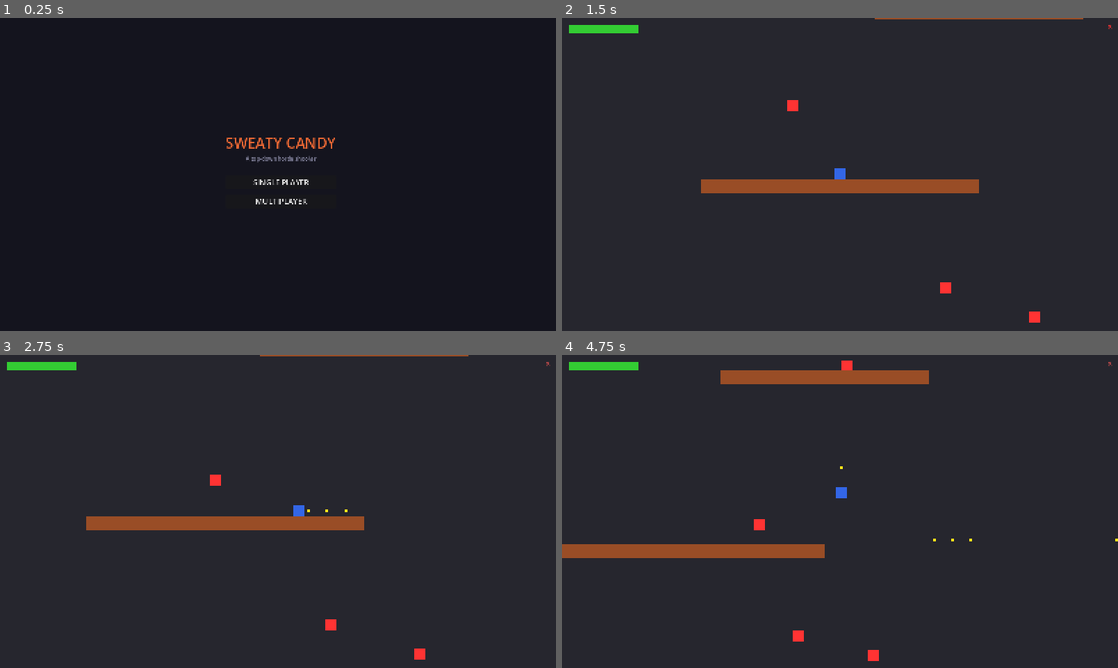
Above: before the commit, frames 1-4 (two rows, left to right).
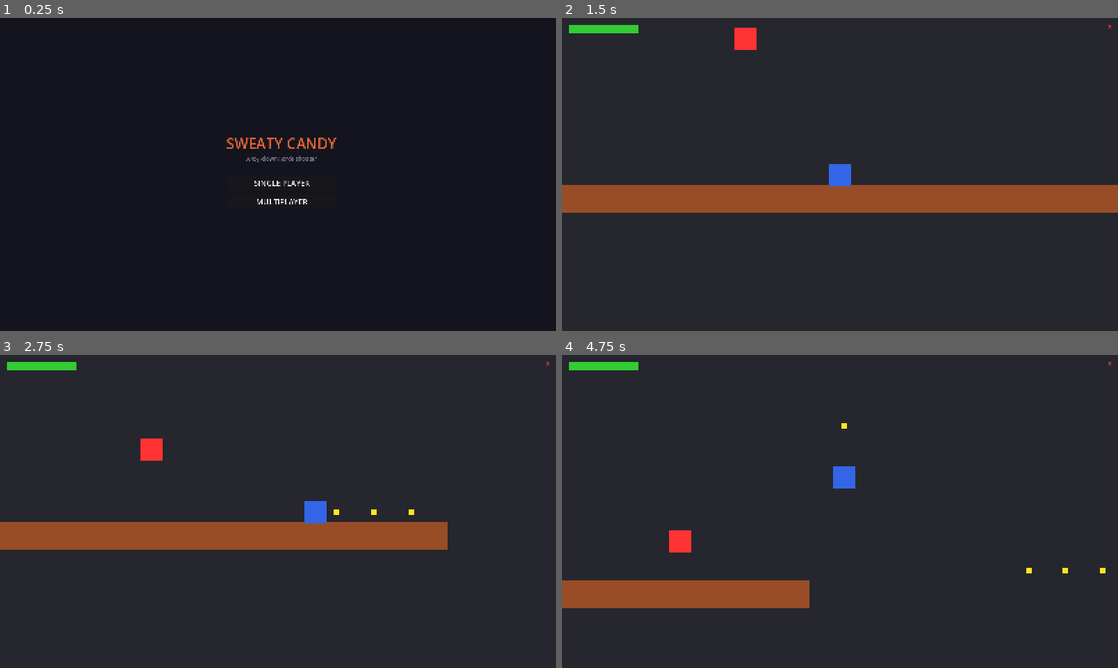
Above: after the commit, the same moments.

Repository: peter-lee97/sweaty-candy
Game: Godot game, scene res://scenes/ui/main_menu.tscn
Two runs of this game, one before a commit and one after it. Both use one fixed random seed, a clock stepped at 60 frames per second and the inputs below.
Inputs (mouse positions are in pixels of both pictures, inside the frame that each line leads up to):
- Up to frame 1 (0.25 s): no input
- Up to frame 2 (1.5 s): click "SINGLE PLAYER" at 0.5 s; click "X" at 1.25 s
- Up to frame 3 (2.75 s): move the mouse to (400, 495) at 2.02 s; press the mouse at (400, 495) at 2.03 s; hold D (move_right) from 2.03 s (still down)
- Up to frame 4 (4.75 s): move the mouse to (728, 527) at 2.77 s; release D (move_right) at 2.78 s; release the mouse at (728, 527) at 2.78 s; hold S (move_down) 2.78-3.53 s; click (728, 527) at 2.85 s; move the mouse to (895, 442) at 3.52 s; press the mouse at (895, 442) at 3.53 s; hold D (move_right) 3.53-4.28 s; move the mouse to (812, 574) at 4.27 s; release the mouse at (812, 574) at 4.28 s; hold W (move_up) from 4.28 s (still down); click (812, 574) at 4.35 s

The runs differ from the first frame. In frame 1, 0.7% of the frame differs, in the area x 40-61%, y 38-60%; in frame 2, 9.3%, in the area x 0-100%, y 0-98%; in frame 3, 7.7%; in frame 4, 8.6%.

Commit message:
Improve multiplayer smoothness: client prediction, dead reckoning, camera fix
- player.gd: re-enable move_and_slide() in MP for client-side prediction
  (instant input response, server reconciles via divergence thresholds)
- projectile.gd: add client-side dead reckoning in MP mode
  (position += direction * speed * delta between snapshots)
- camera_follow.gd: set zoom to 2x, position_smoothing enabled at speed 4
- camera_follow.gd: simplified — no _physics_process needed (reparented
  to player, follows parent automatically)
- game_manager.gd: reconciliation for local player (snap at >48px,
  soft-correct at >4px, preserve local prediction under threshold)
- game_manager.gd: per-frame exponential lerp (SMOOTH_RATE=12) for
  remote players and enemies in _physics_process at 60Hz not per-snapshot
- game_manager.gd: intent throttled to 20Hz (was 60Hz — 67% waste)
- game_manager.gd: camera reparented to player on spawn for natural
  smooth following via Godot's built-in smoothing
- project.godot: snap_2d_transforms_to_pixel=true fixes sub-pixel shimmer
- project.godot: physics_ticks_per_second=60 explicitly set

Diff:
--- a/client/project.godot
+++ b/client/project.godot
@@ -68,3 +68,8 @@
 
 textures/canvas_textures/default_texture_filter=0
 renderer/rendering_method="gl_compatibility"
+2d/snap/snap_2d_transforms_to_pixel=true
+
+[physics]
+
+common/physics_ticks_per_second=60
--- a/client/scripts/game/game_manager.gd
+++ b/client/scripts/game/game_manager.gd
@@ -2,6 +2,8 @@
 
 const PROJ_POOL_SIZE: int = 50
 const ENEMY_POOL_SIZE: int = 10
+const SMOOTH_RATE: float = 12.0
+const INTENT_SEND_HZ: float = 20.0
 
 @onready var _player_spawn: Marker2D = %PlayerSpawn
 
@@ -13,6 +15,9 @@
 var _server_projectile_nodes: Dictionary = {}
 var _projectile_pool: Array[Node] = []
 var _enemy_pool: Array[Node] = []
+var _remote_targets: Dictionary = {}
+var _enemy_targets: Dictionary = {}
+var _intent_timer: float = 0.0
 
 const _enemy_scene: PackedScene = preload("res://scenes/enemies/enemy_base.tscn")
 const _projectile_scene: PackedScene = preload("res://scenes/projectiles/projectile.tscn")
@@ -55,7 +60,6 @@
 	var proj: Node = _projectile_pool.pop_back()
 	proj.show()
 	proj.process_mode = Node.PROCESS_MODE_INHERIT
-	proj.set_physics_process(false)
 	return proj
 
 
@@ -92,16 +96,33 @@
 	_spawn_player()
 
 
-func _physics_process(_delta: float) -> void:
+func _physics_process(delta: float) -> void:
 	if not GameData.multiplayer_session_active or not _local_player:
 		return
 	if not NetworkClient.has_connection():
 		return
 	_network_tick += 1
+
 	var move_dir: Vector2 = _local_player.velocity.normalized() if _local_player.velocity.length_squared() > 0.01 else Vector2.ZERO
 	var aim_dir: Vector2 = _local_player._aim_direction
 	var wants_shoot: bool = Input.is_action_pressed("shoot") and not GameEvents.ui_blocking_input
-	NetworkClient.send_player_intent(_network_tick, move_dir, aim_dir, wants_shoot, 0)
+
+	_intent_timer += delta
+	if _intent_timer >= 1.0 / INTENT_SEND_HZ:
+		_intent_timer -= 1.0 / INTENT_SEND_HZ
+		NetworkClient.send_player_intent(_network_tick, move_dir, aim_dir, wants_shoot, 0)
+
+	for node_id in _remote_targets:
+		var node: CharacterBody2D = _remote_player_nodes.get(node_id)
+		if node:
+			node.global_position = node.global_position.lerp(
+				_remote_targets[node_id], 1.0 - exp(-delta * SMOOTH_RATE))
+
+	for eid_str in _enemy_targets:
+		var node: Node = _server_enemy_nodes.get(eid_str)
+		if node:
+			node.global_position = node.global_position.lerp(
+				_enemy_targets[eid_str], 1.0 - exp(-delta * SMOOTH_RATE))
 
 
 func _apply_snapshot(snapshot: Dictionary) -> void:
@@ -112,18 +133,22 @@
 		existing_ids.append(str(id))
 		if id == NetworkClient.get_own_peer_id():
 			if _local_player:
-				_local_player.global_position = _local_player.global_position.lerp(
-					pd.get("position", Vector2.ZERO), 0.35)
+				var server_pos: Vector2 = pd.get("position", _local_player.global_position)
+				var error: float = _local_player.global_position.distance_to(server_pos)
+				if error > 48.0:
+					_local_player.global_position = server_pos
+				elif error > 4.0:
+					_local_player.global_position = _local_player.global_position.lerp(server_pos, 0.3)
 			continue
 		if not _remote_player_nodes.has(str(id)):
 			_spawn_remote_player(str(id), pd)
 		else:
-			var node: CharacterBody2D = _remote_player_nodes[str(id)]
-			node.global_position = node.global_position.lerp(pd.get("position", Vector2.ZERO), 0.35)
+			_remote_targets[str(id)] = pd.get("position", Vector2.ZERO)
 
 	for id in _remote_player_nodes.keys():
 		if not existing_ids.has(id):
 			var node: Node = _remote_player_nodes[id]
+			_remote_targets.erase(id)
 			node.queue_free()
 			_remote_player_nodes.erase(id)
 
@@ -137,13 +162,12 @@
 			if enemy:
 				enemy.global_position = ed.get("position", Vector2.ZERO)
 				_server_enemy_nodes[eid_str] = enemy
-		else:
-			var enemy: Node = _server_enemy_nodes[eid_str]
-			enemy.global_position = enemy.global_position.lerp(ed.get("position", Vector2.ZERO), 0.35)
+		_enemy_targets[eid_str] = ed.get("position", Vector2.ZERO)
 
 	for eid_str in _server_enemy_nodes.keys():
 		if not existing_enemy_ids.has(eid_str):
 			var enemy: Node = _server_enemy_nodes[eid_str]
+			_enemy_targets.erase(eid_str)
 			GameEvents.enemy_killed.emit(enemy.global_position, 100)
 			_release_enemy(enemy)
 			_server_enemy_nodes.erase(eid_str)
@@ -160,9 +184,6 @@
 				if proj.has_method("set_direction"):
 					proj.set_direction(pd.get("direction", Vector2.RIGHT))
 				_server_projectile_nodes[pid_str] = proj
-		else:
-			var proj: Node = _server_projectile_nodes[pid_str]
-			proj.global_position = pd.get("position", Vector2.ZERO)
 
 	for pid_str in _server_projectile_nodes.keys():
 		if not existing_proj_ids.has(pid_str):
@@ -180,6 +201,7 @@
 	node.set_meta("network_id", id)
 	add_child(node)
 	_remote_player_nodes[id] = node
+	_remote_targets[id] = data.get("position", Vector2.ZERO)
 
 
 func _spawn_player() -> void:
@@ -187,6 +209,12 @@
 	_local_player = player_scene.instantiate()
 	_local_player.global_position = _player_spawn.global_position
 	add_child(_local_player)
+
+	var camera: Node = get_node("Camera2D")
+	if camera:
+		camera.get_parent().remove_child(camera)
+		_local_player.add_child(camera)
+		camera.position = Vector2.ZERO
 
 
 func _on_disconnected_from_server() -> void:
--- a/client/scripts/player/camera_follow.gd
+++ b/client/scripts/player/camera_follow.gd
@@ -1,10 +1,4 @@
 extends Camera2D
 
 func _ready() -> void:
-	process_callback = 1
-
-func _physics_process(_delta: float) -> void:
-	var players: Array[Node] = get_tree().get_nodes_in_group("player")
-	if players.is_empty():
-		return
-	global_position = players[0].global_position
+	zoom = Vector2(2.0, 2.0)
--- a/client/scripts/player/player.gd
+++ b/client/scripts/player/player.gd
@@ -13,8 +13,7 @@
 func _physics_process(delta: float) -> void:
 	var input_dir: Vector2 = Input.get_vector("move_left", "move_right", "move_up", "move_down")
 	velocity = input_dir * move_speed
-	if not GameData.multiplayer_session_active:
-		move_and_slide()
+	move_and_slide()
 
 	if input_dir.length_squared() > 0.0:
 		_aim_direction = input_dir
--- a/client/scripts/projectiles/projectile.gd
+++ b/client/scripts/projectiles/projectile.gd
@@ -12,6 +12,7 @@
 
 func _physics_process(delta: float) -> void:
 	if GameData.multiplayer_session_active:
+		position += _direction * speed * delta
 		return
 	var collision := move_and_collide(_direction * speed * delta)
 	if collision:
